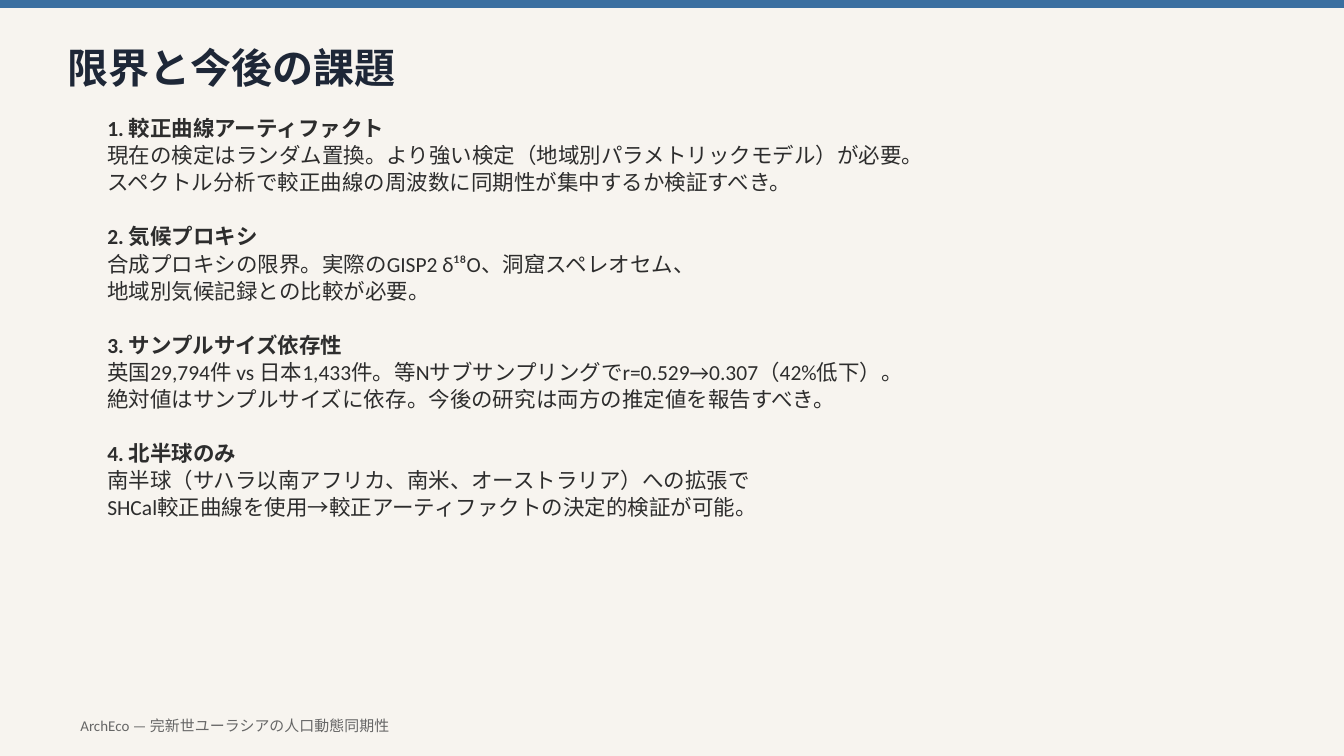
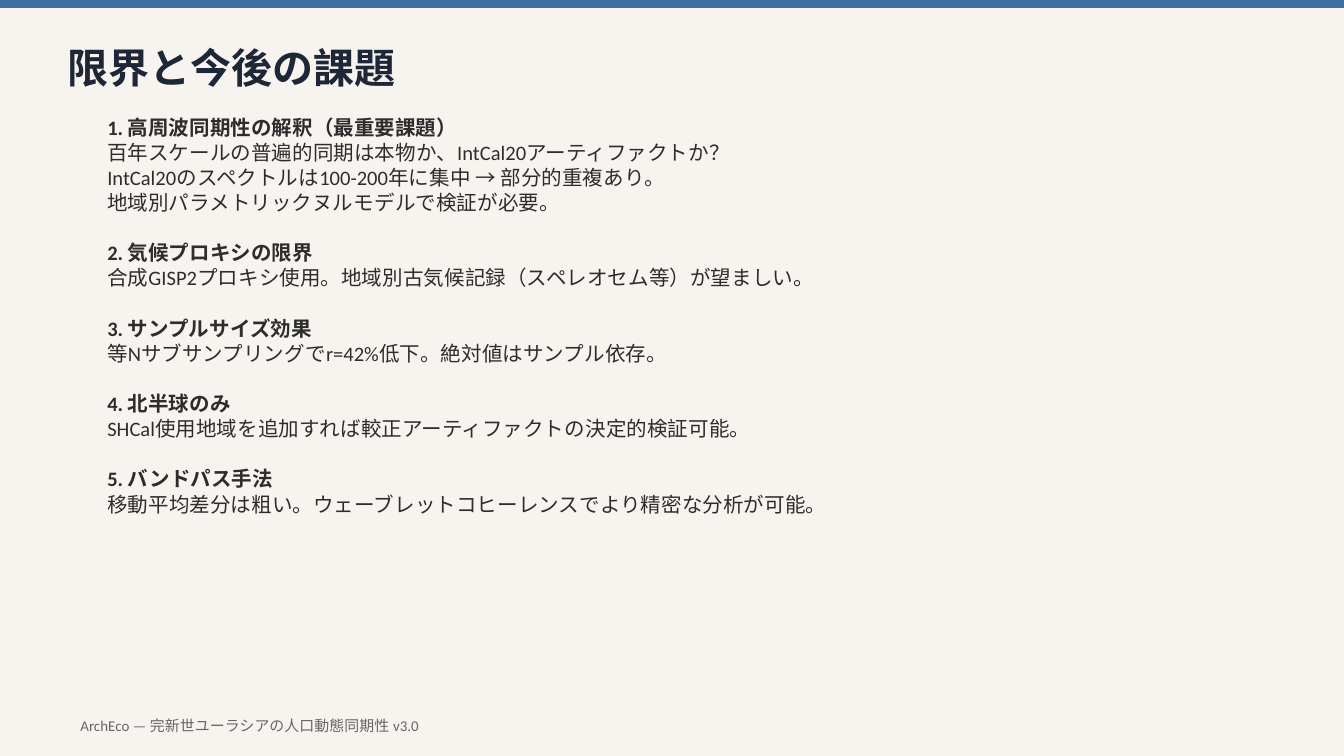
Before and after one commit to hiroshi75/paper, a slide deck: slide 9 of demographic-synchrony-eurasia/demographic_synchrony_eurasia_ja.pptx (slide 10 before the commit). Drawn at 1344x756 pixels with LibreOffice and Linux fonts; fonts in the diff are those of the drawing. Boxes give left, top, right and bottom in pixels: in the first picture for what was removed or moved away, otherwise in the second. Text is boxed around its words. In the diff, an @@ line names an element or a change of style, - is before the commit and + after.

```diff
--- a/demographic-synchrony-eurasia/demographic_synchrony_eurasia_ja.pptx
+++ b/demographic-synchrony-eurasia/demographic_synchrony_eurasia_ja.pptx
@@ text at <box>107,117,814,363</box>: text changed; size 11.5 to 11 pt @@
-1. 較正曲線アーティファクト
-現在の検定はランダム置換。より強い検定（地域別パラメトリックモデル）が必要。
-スペクトル分析で較正曲線の周波数に同期性が集中するか検証すべき。
-2. 気候プロキシ
-合成プロキシの限界。実際のGISP2 δ¹⁸O、洞窟スペレオセム、
-地域別気候記録との比較が必要。
-3. サンプルサイズ依存性
-英国29,794件 vs 日本1,433件。等Nサブサンプリングでr=0.529→0.307（42%低下）。
-絶対値はサンプルサイズに依存。今後の研究は両方の推定値を報告すべき。
+1. 高周波同期性の解釈（最重要課題）
+百年スケールの普遍的同期は本物か、IntCal20アーティファクトか？
+IntCal20のスペクトルは100-200年に集中 → 部分的重複あり。
+地域別パラメトリックヌルモデルで検証が必要。
+2. 気候プロキシの限界
+合成GISP2プロキシ使用。地域別古気候記録（スペレオセム等）が望ましい。
+3. サンプルサイズ効果
+等Nサブサンプリングでr=42%低下。絶対値はサンプル依存。
@@ text at <box>107,419,826,514</box>: text changed; size 11.5 to 11 pt @@
-南半球（サハラ以南アフリカ、南米、オーストラリア）への拡張で
-SHCal較正曲線を使用→較正アーティファクトの決定的検証が可能。
+SHCal使用地域を追加すれば較正アーティファクトの決定的検証可能。
+5. バンドパス手法
+移動平均差分は粗い。ウェーブレットコヒーレンスでより精密な分析が可能。
@@ text at <box>107,393,231,413</box>: size 11.5 to 11 pt in "4. 北半球のみ"; line spacing 1.05 to 1.02 @@
@@ text at <box>80,718,419,732</box>: text changed @@
-ArchEco — 完新世ユーラシアの人口動態同期性
+ArchEco — 完新世ユーラシアの人口動態同期性 v3.0
```
Also in this commit, not shown: 8 other slides changed, 2 slides added, 3 slides removed.
